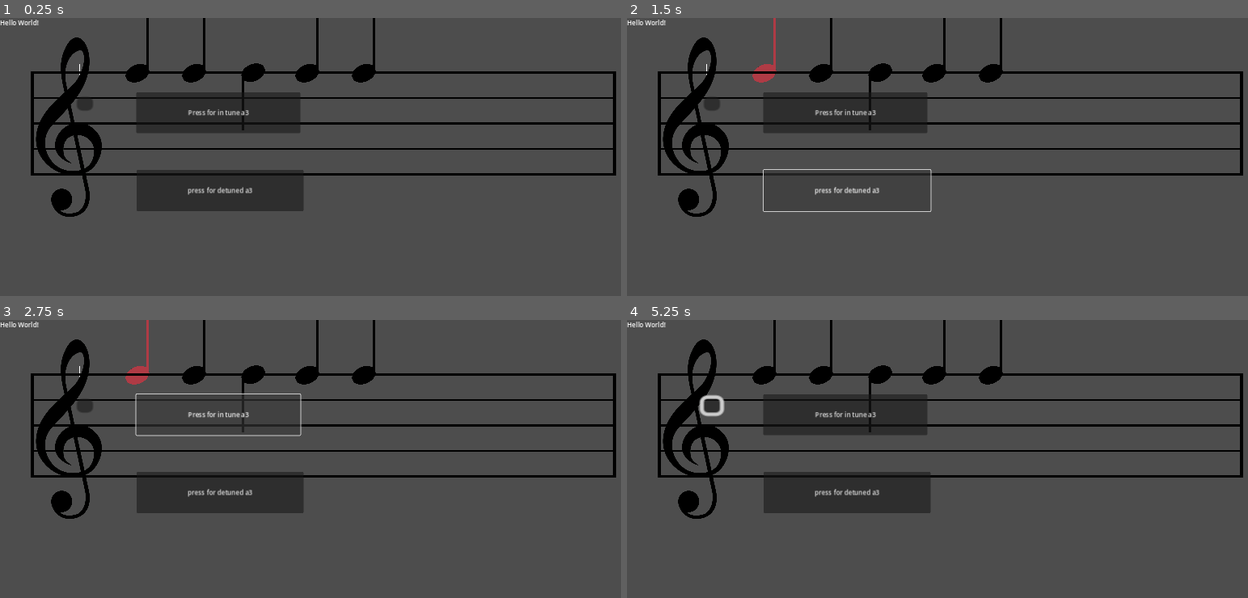
Above: before the commit, frames 1-4 (two rows, left to right).
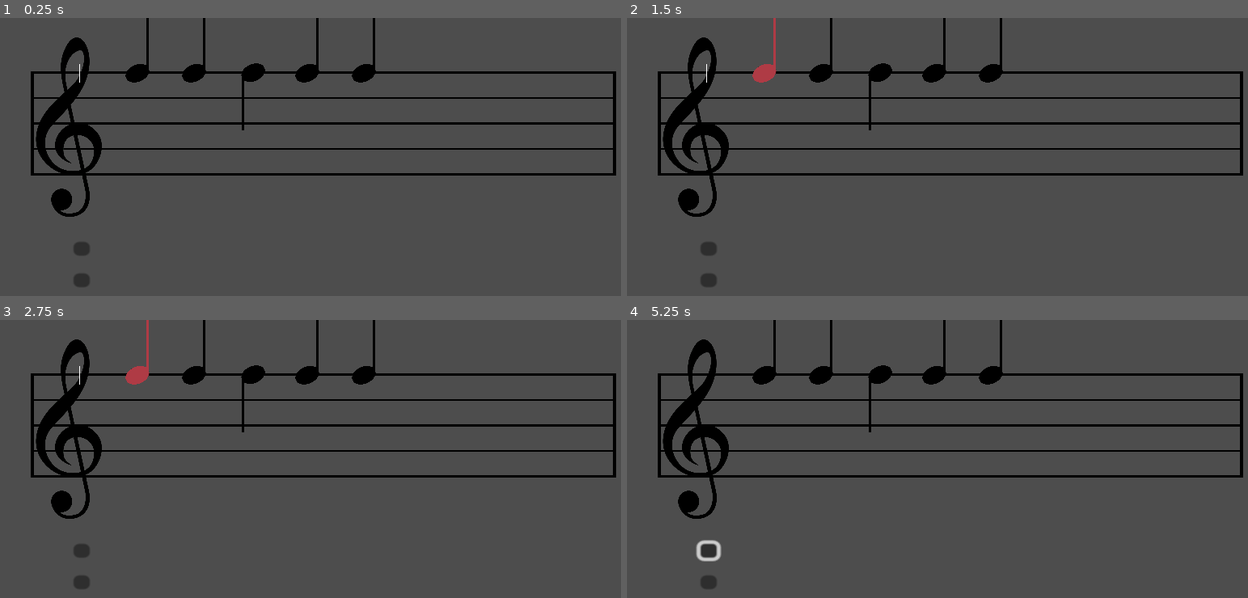
Above: after the commit, the same moments.

Repository: Sniggiho/COMP225-Reluna
Game: Godot game, scene res://Scenes/firstScene.tscn
The game is run twice, just before and just after one commit, with the same random seed, the same clock (stepped at 60 frames per second) and the same inputs.
Inputs (mouse positions are in pixels of both pictures, inside the frame that each line leads up to; where the layout moved, square brackets give the same spot in the first picture):
- Up to frame 1 (0.25 s): no input
- Up to frame 2 (1.5 s): click (763, 73) at 0.52 s; click (844, 190) at 1.25 s, where only the run before the commit has a clickable "press for detuned a3"
- Up to frame 3 (2.75 s): click (217, 414) at 2 s, where only the run before the commit has a clickable "Press for in tune a3"
- Up to frame 4 (5.25 s): click (707, 581) at 2.77 s; click (707, 550) [713, 406] at 3.5 s; click (707, 550) [713, 406] at 4.25 s; click (763, 375) at 5.02 s

The runs differ from the first frame. In frame 1, 7.4% of the frame differs, in the area x 0-49%, y 0-97%; in frame 2, 4.3%; in frame 3, 4.9%; in frame 4, 7.7%.

Commit message:
Player can check input now, outputted in console

Diff:
--- a/Project/Scenes/LevelManager/LevelManager.gd
+++ b/Project/Scenes/LevelManager/LevelManager.gd
@@ -58,7 +58,7 @@
 ## Will look like [0, 1, 0, 0, 1], where the 1 positions have detuned notes
 var listOfDetunedNotes : Array
 
-##
+## TODO, make it generate better
 func createListOfDetunedNotes() -> void:
 	listOfDetunedNotes.append(false)
 
@@ -90,7 +90,7 @@
 func checkPlayerInput():
 	var listOfNotes : Array = _tuneCreator.getListOfNotes()
 	# will look like [0, 1, 0, 0, 1]. Hopefully it's the same as the correct answer
-	var playersSelectedNotes : Array = _tuneCreator.getSelectedNotes()
+	var playersSelectedNotes : Array = _tuneCreator.retrieveSelectedNotes()
 
 	if playersSelectedNotes.size() != listOfDetunedNotes.size():
 		printerr("Somehow the tune creator and the level manager disagree on the number of notes")
--- a/Project/Scenes/Note/Note.gd
+++ b/Project/Scenes/Note/Note.gd
@@ -47,12 +47,11 @@
 
 func select() -> void:
 	selected = !selected
-	changeColor()
+	_changeColor()
 
-func changeColor() -> void:
+func _changeColor() -> void:
 	if selected:
 		sprite.modulate = selectedColor
 	else:
 		sprite.modulate = defaultColor
-	print(sprite.modulate)
 	pass
--- a/Project/Scenes/firstScene.tscn
+++ b/Project/Scenes/firstScene.tscn
@@ -13,6 +13,11 @@
 
 [node name="Main" type="Node2D"]
 
+[node name="MusicStaff" parent="." instance=ExtResource("5_bafn2")]
+position = Vector2(0, 0)
+lineHeight = 0.07
+lineThickness = 5.0
+
 [node name="PlayBar" parent="." node_paths=PackedStringArray("path") instance=ExtResource("3_quvye")]
 path = NodePath("../Path2D")
 
@@ -22,39 +27,6 @@
 minDetuneCents = 10
 path = NodePath("../Path2D")
 
-[node name="MusicStaff" parent="." instance=ExtResource("5_bafn2")]
-position = Vector2(0, 0)
-lineHeight = 0.07
-lineThickness = 5.0
-
-[node name="TextureRect" type="TextureRect" parent="."]
-offset_right = 196.0
-offset_bottom = 126.0
-size_flags_horizontal = 4
-size_flags_vertical = 4
-
-[node name="RichTextLabel" type="RichTextLabel" parent="."]
-offset_right = 276.0
-offset_bottom = 146.0
-text = "Hello World!"
-
-[node name="AudioStreamPlayer" type="AudioStreamPlayer" parent="."]
-script = ExtResource("1_x644u")
-
-[node name="ButtonForDetuned" type="Button" parent="."]
-offset_left = 338.0
-offset_top = 376.0
-offset_right = 751.0
-offset_bottom = 478.0
-text = "press for detuned a3"
-
-[node name="ButtonForInTune" type="Button" parent="."]
-offset_left = 337.0
-offset_top = 184.0
-offset_right = 743.0
-offset_bottom = 285.0
-text = "Press for in tune a3"
-
 [node name="Path2D" type="Path2D" parent="."]
 curve = SubResource("Curve2D_xmk5h")
 
@@ -63,12 +35,54 @@
 loop = false
 
 [node name="PlayButton" type="Button" parent="."]
-offset_left = 190.0
-offset_top = 195.0
-offset_right = 198.0
-offset_bottom = 203.0
+offset_left = 182.0
+offset_top = 554.0
+offset_right = 190.0
+offset_bottom = 562.0
 scale = Vector2(5, 4.28)
 
-[connection signal="pressed" from="ButtonForDetuned" to="AudioStreamPlayer" method="_on_button_pressed"]
-[connection signal="pressed" from="ButtonForInTune" to="AudioStreamPlayer" method="_on_button_for_in_tune_pressed"]
+[node name="CheckButton" type="Button" parent="."]
+offset_left = 182.0
+offset_top = 632.0
+offset_right = 190.0
+offset_bottom = 640.0
+scale = Vector2(5, 4.28)
+
+[node name="Debug" type="Node" parent="."]
+
+[node name="TextureRect" type="TextureRect" parent="Debug"]
+visible = false
+offset_right = 196.0
+offset_bottom = 126.0
+size_flags_horizontal = 4
+size_flags_vertical = 4
+
+[node name="RichTextLabel" type="RichTextLabel" parent="Debug"]
+visible = false
+offset_right = 276.0
+offset_bottom = 146.0
+text = "Hello World!"
+
+[node name="AudioStreamPlayer" type="AudioStreamPlayer" parent="Debug"]
+script = ExtResource("1_x644u")
+
+[node name="ButtonForDetuned" type="Button" parent="Debug"]
+visible = false
+offset_left = 338.0
+offset_top = 376.0
+offset_right = 751.0
+offset_bottom = 478.0
+text = "press for detuned a3"
+
+[node name="ButtonForInTune" type="Button" parent="Debug"]
+visible = false
+offset_left = 337.0
+offset_top = 184.0
+offset_right = 743.0
+offset_bottom = 285.0
+text = "Press for in tune a3"
+
 [connection signal="pressed" from="PlayButton" to="PlayBar" method="play"]
+[connection signal="pressed" from="CheckButton" to="LevelManager" method="checkPlayerInput"]
+[connection signal="pressed" from="Debug/ButtonForDetuned" to="Debug/AudioStreamPlayer" method="_on_button_pressed"]
+[connection signal="pressed" from="Debug/ButtonForInTune" to="Debug/AudioStreamPlayer" method="_on_button_for_in_tune_pressed"]
